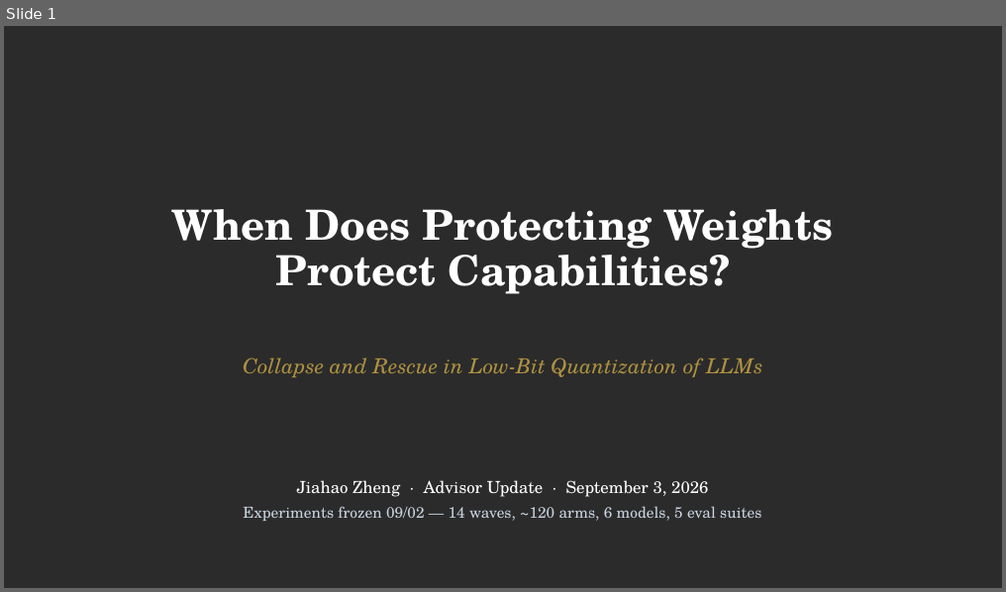
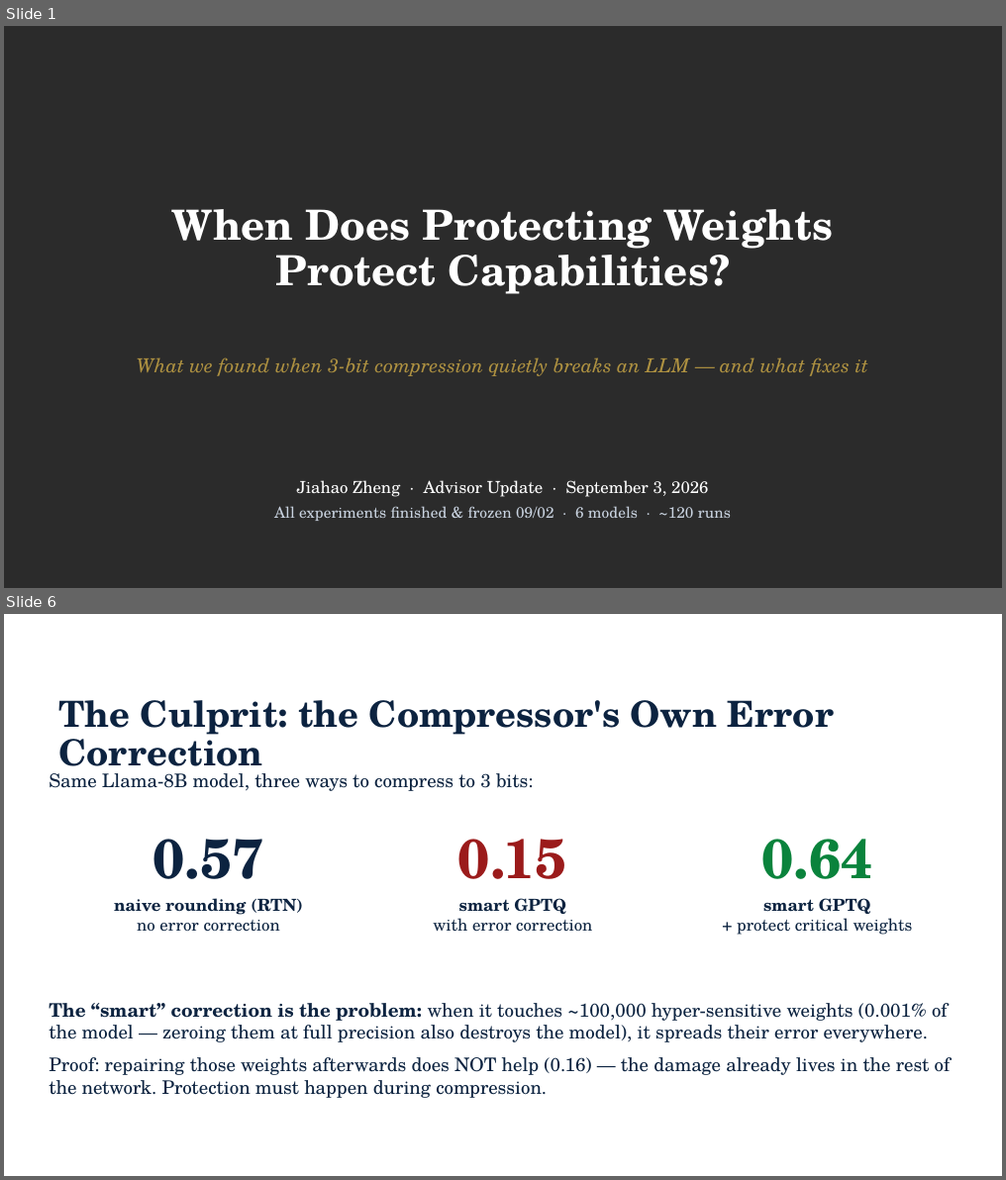
Before and after one commit to JiahaoZheng24/Instruction-Following-Attention-Head-Sensitive, a slide deck: paper/IFH_advisor_update_2026-09-03.pptx. Shown one above the other, each under a label of ours: slide 1 before the commit, slides 1 and 6 after it; the slides between them are not shown. The pictures are 1006x592 and 1006x1180 pixels, drawn with LibreOffice and Linux fonts; fonts in the diff are those of the drawing; background and template pictures are left out; a plain dark background stands for a picture behind light text. Boxes give left, top, right and bottom in pixels: in the first picture for what was removed or moved away, otherwise in the second. Text is boxed around its words. In the diff, an @@ line names an element or a change of style, - is before the commit and + after.

```diff
--- a/paper/IFH_advisor_update_2026-09-03.pptx
+++ b/paper/IFH_advisor_update_2026-09-03.pptx
@@ slide 6 added at (x1=4, y1=614, x2=1002, y2=1176), background picture (left out) @@
@@ subtitle added at (x1=46, y1=629, x2=457, y2=671), 11 pt, text #FFFFFF, bold @@
+FINDING 4
@@ title added at (x1=58, y1=700, x2=834, y2=778), 26 pt, text #0C2340, bold @@
+The Culprit: the Compressor's Own Error Correction
@@ text added at (x1=49, y1=773, x2=534, y2=791), 13.5 pt, text #0C2340 @@
+Same Llama-8B model, three ways to compress to 3 bits:
@@ text added at (x1=114, y1=839, x2=303, y2=932), 12 pt, text #0C2340, bold @@
+0.57
+naive rounding (RTN)
+no error correction
@@ text added at (x1=433, y1=839, x2=592, y2=932), 12 pt, text #0C2340 @@
+0.15
+smart GPTQ
+with error correction
@@ text added at (x1=737, y1=839, x2=913, y2=935), 12 pt, text #0C2340 @@
+0.64
+smart GPTQ
++ protect critical weights
@@ text added at (x1=49, y1=1003, x2=950, y2=1098), 13.5 pt, text #0C2340 @@
+The “smart” correction is the problem: when it touches ~100,000 hyper-sensitive weights (0.001% of the model — zeroing them at full precision also destroys the model), it spreads their error everywhere.
+Proof: repairing those weights afterwards does NOT help (0.16) — the damage already lives in the rest of the network. Protection must happen during compression.
@@ slide 1 changed as well @@
@@ text at (x1=137, y1=358, x2=868, y2=376): text changed; size 15 to 14 pt @@
-Collapse and Rescue in Low-Bit Quantization of LLMs
+What we found when 3-bit compression quietly breaks an LLM — and what fixes it
@@ text at (x1=274, y1=506, x2=731, y2=521): text changed @@
-Experiments frozen 09/02 — 14 waves, ~120 arms, 6 models, 5 eval suites
+All experiments finished & frozen 09/02 · 6 models · ~120 runs
```
Also in this commit, not shown: 8 other slides added, 14 slides removed.
